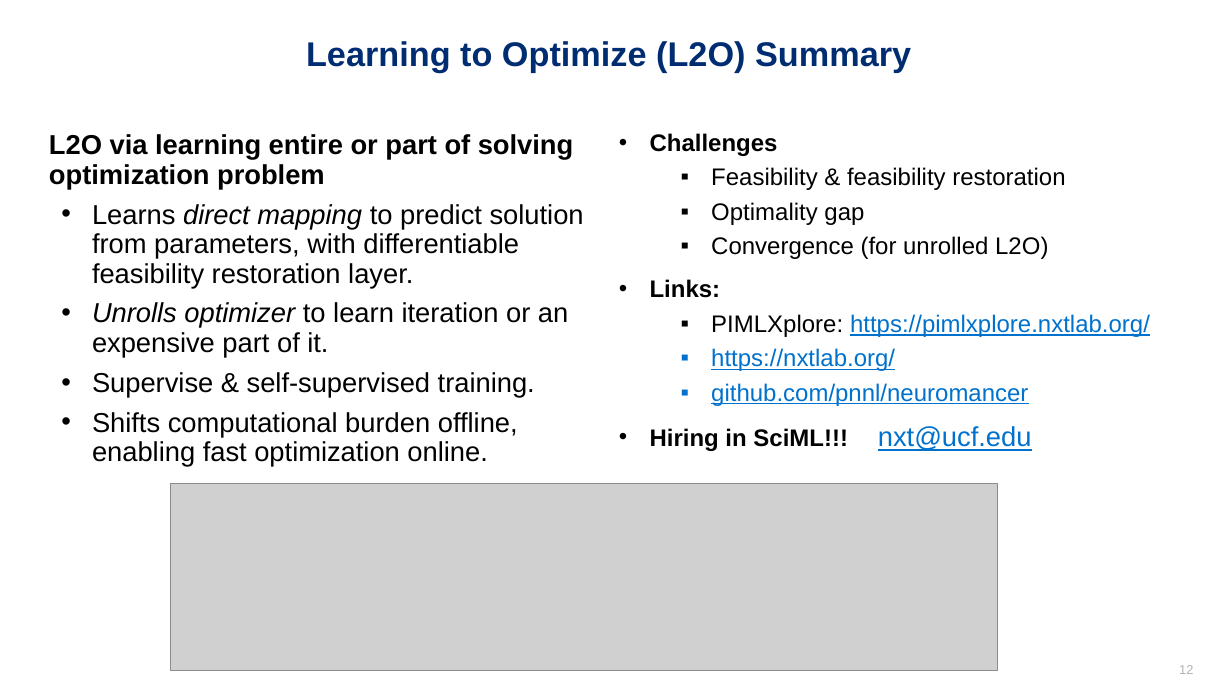
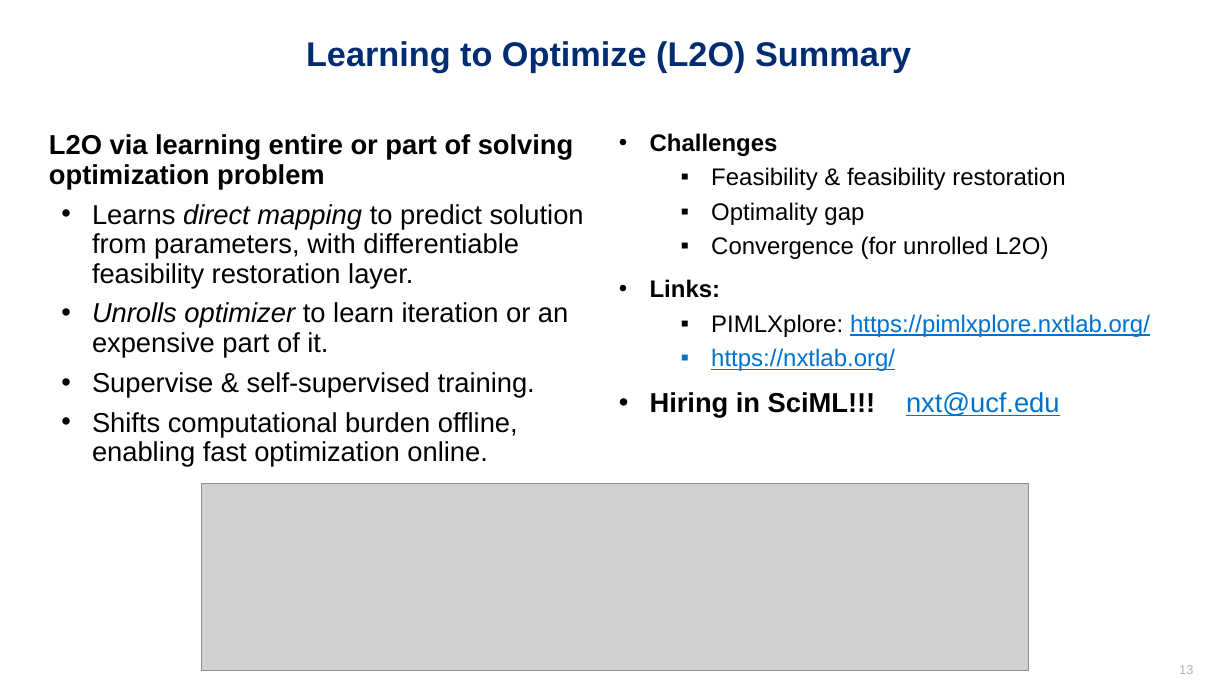
Before and after one commit to SciML-L4DC2026/SciML-L4DC2026, a slide deck: slide 13 of slides/L2O.pptx (slide 12 before the commit). Drawn at 1232x693 pixels with LibreOffice and Linux fonts; fonts in the diff are those of the drawing; grey boxes stand for pictures. Boxes give left, top, right and bottom in pixels: in the first picture for what was removed or moved away, otherwise in the second. Text is boxed around its words. In the diff, an @@ line names an element or a change of style, - is before the commit and + after.

Commit message:
Update L2O slides

```diff
--- a/slides/L2O.pptx
+++ b/slides/L2O.pptx
@@ text at box(711, 383, 1028, 406): paragraph removed @@
-  ▪ github.com/pnnl/neuromancer
@@ text at box(650, 392, 1060, 418): size 14 to 16 pt in "Hiring in SciML!!!" @@
@@ picture: place and size @@
-picture at box(170, 484, 997, 671)
+picture at box(202, 483, 1029, 670)
```
Also in this commit, not shown: 1 other slide changed, 1 slide added, 1 other file.
